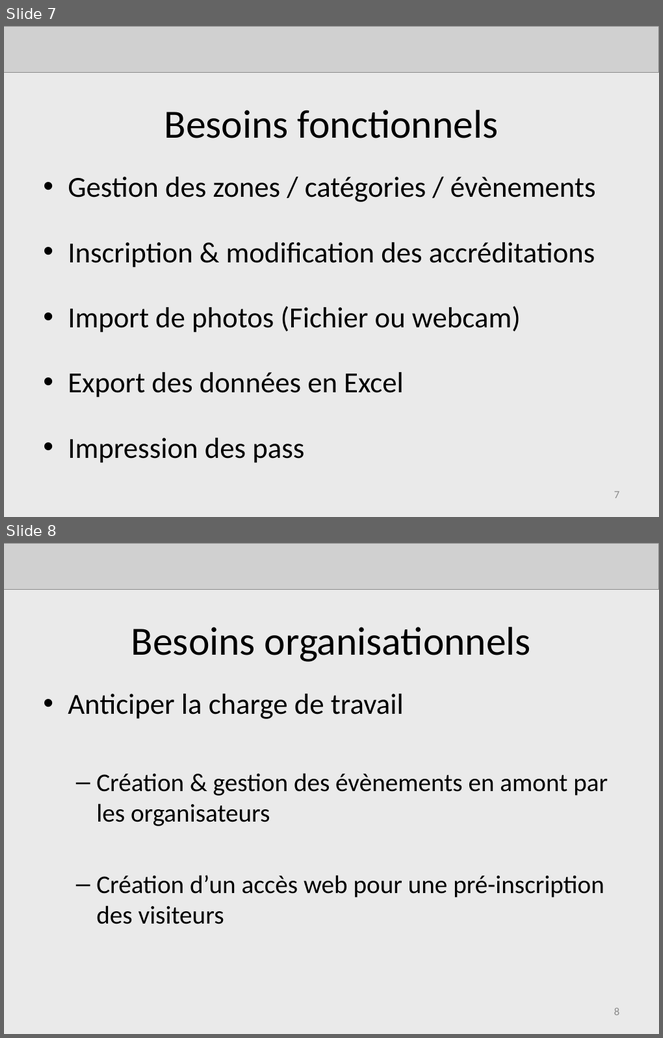
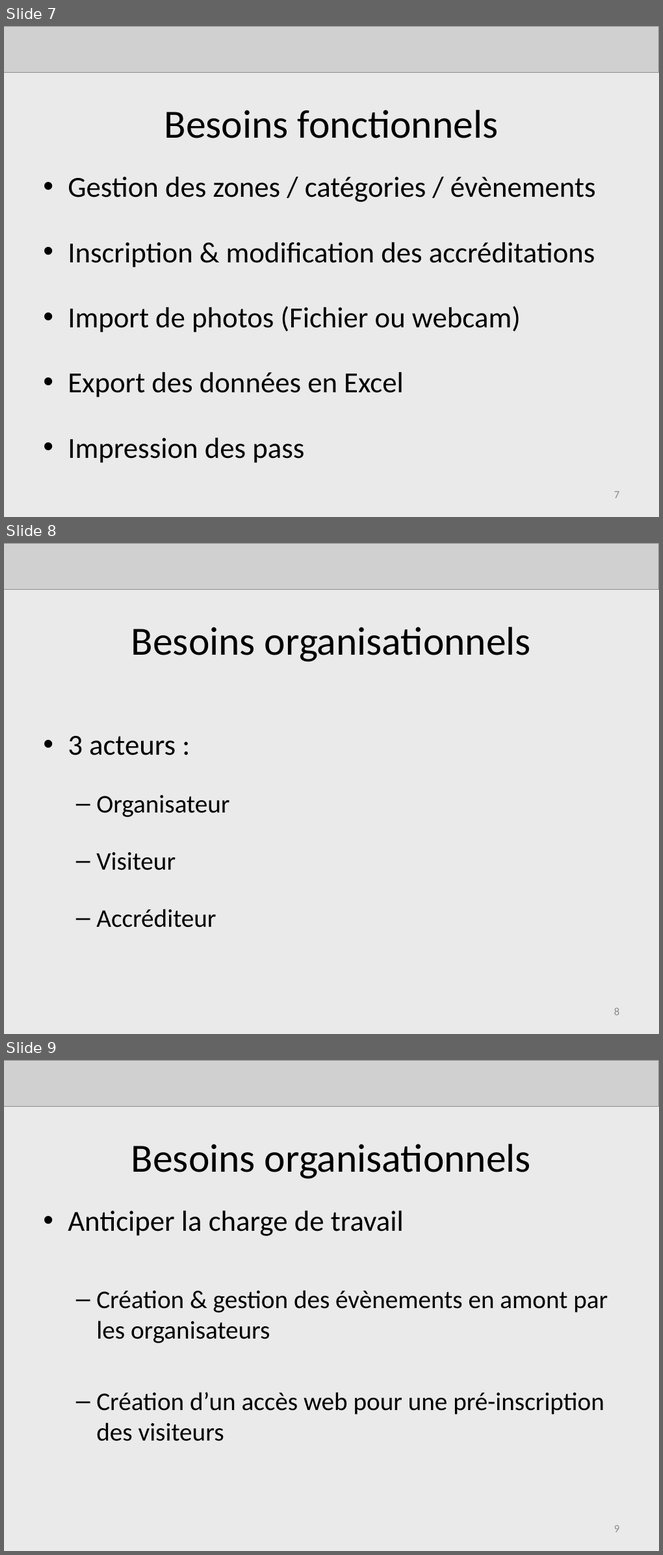
Before and after one commit to AdrienLombard/SimplePass, a slide deck: doc/Présentations/Projet Courchevel - Soutenance finale.pptx. Shown one above the other, each under a label of ours: slides 7 and 8 before the commit, slides 7, 8 and 9 after it. The pictures are 663x1038 and 663x1555 pixels, drawn with LibreOffice and Linux fonts; fonts in the diff are those of the drawing; grey boxes stand for pictures. Boxes give left, top, right and bottom in pixels: in the first picture for what was removed or moved away, otherwise in the second. Text is boxed around its words. In the diff, an @@ line names an element or a change of style, - is before the commit and + after.

```diff
--- a/doc/Présentations/Projet Courchevel - Soutenance finale.pptx
+++ b/doc/Présentations/Projet Courchevel - Soutenance finale.pptx
@@ slide 8 added at (4,543,659,1034), background #EAEAEA @@
@@ picture added at (4,543,659,590) @@
@@ title added at (131,627,531,662), 44 pt, text #000000 @@
+Besoins organisationnels
@@ text added at (68,736,230,928), 28 pt, text #000000 @@
+• 3 acteurs :
+  – Organisateur
+  – Visiteur
+  – Accréditeur
@@ page number added at (614,1008,620,1016), 12 pt, text #8C8C8C @@
+8
@@ what was slide 8 is now slide 9 @@
@@ page number at (614,1525,620,1533): text changed @@
-8
+9
```
Also in this commit, not shown: 8 slides changed, 1 other slide added, 3 slides removed.
